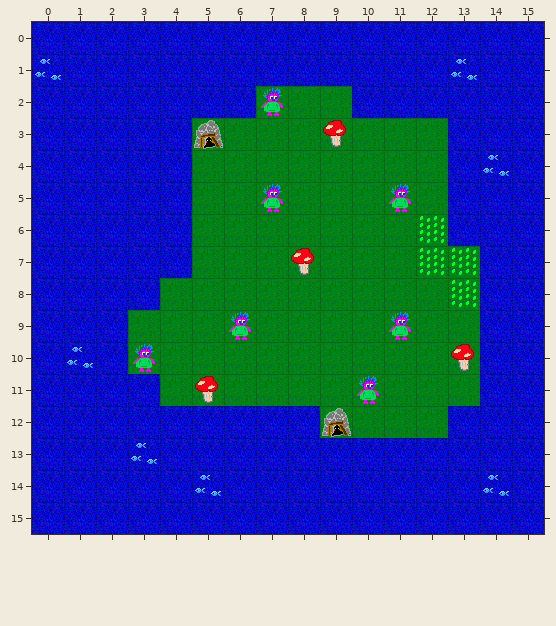
A Tiled map gets an edit: core/assets/ld38/maps/test-map.tmx. This is how it looked before the edit.
Cells are 32x32 px. Shown: x 0..15, y 0..15.
And afterwards:
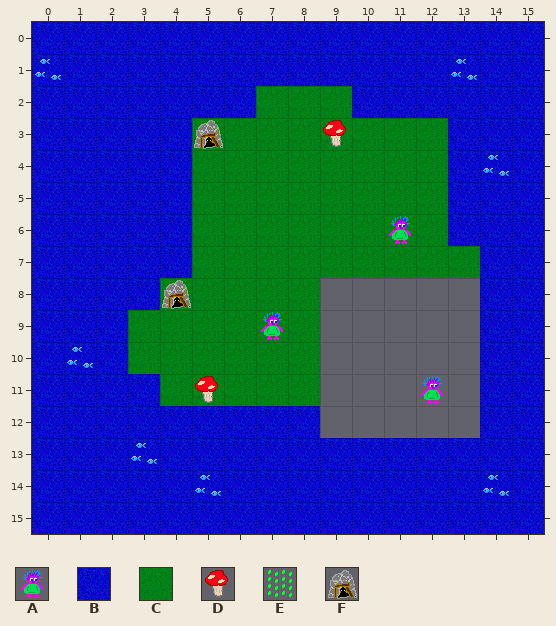
Key: from "tileset": A 0, B 1, C 2, D 32, E 33, F 34.
_ is an empty cell.
Edits made:
Layer "terrain":
The author cleared tile B in row 12 at x 13.
The author cleared tile C in rows 8 to 11 at x 9 to 13; in row 12 at x 9 to 12.
Layer "objects":
The author put tile A in row 6 at x 11; in row 9 at x 7; in row 11 at x 12.
The author put tile F in row 8 at x 4.
The author cleared tile A in row 2 at x 7; in row 5 at x 7 and 11; in row 9 at x 6 and 11; in row 10 at x 3; in row 11 at x 10.
The author cleared tile D in row 7 at x 8; in row 10 at x 13.
The author cleared tile E in row 6 at x 12; in row 7 at x 12 to 13; in row 8 at x 13.
The author cleared tile F in row 12 at x 9.
Where, in picture pixels (left, top, right, bottom), the same in both pictures:
removed: (261, 86, 283, 116)
removed: (261, 182, 283, 212)
changed: (291, 182, 480, 438)
added: (162, 280, 191, 309)
changed: (229, 310, 283, 340)
removed: (133, 342, 155, 372)
